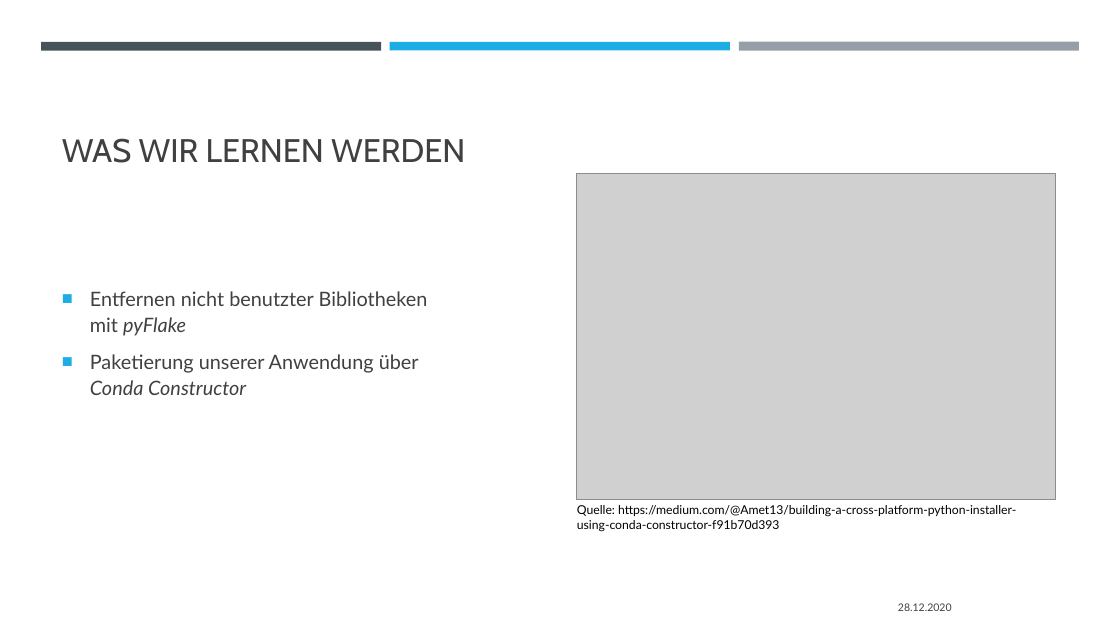
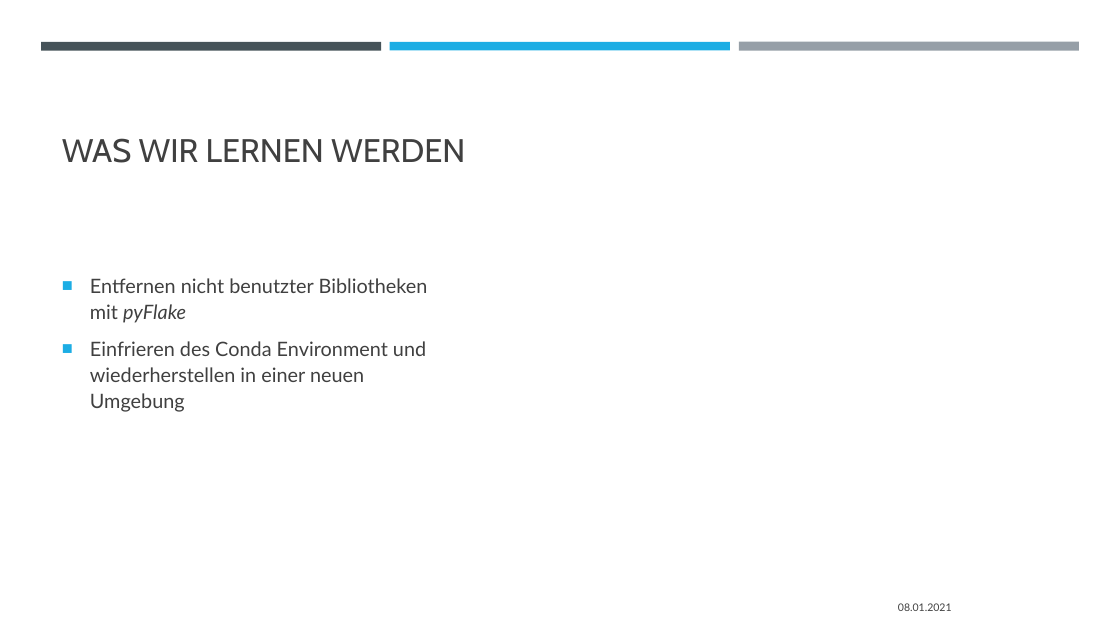
Before and after one commit to padmalcom/AISpeechAssistant, a slide deck: slide 2 of slides/12_paketierung.pptx. Drawn at 1120x630 pixels with LibreOffice and Linux fonts; fonts in the diff are those of the drawing; grey boxes stand for pictures. Boxes give left, top, right and bottom in pixels: in the first picture for what was removed or moved away, otherwise in the second. Text is boxed around its words. In the diff, an @@ line names an element or a change of style, - is before the commit and + after.

Commit message:
updated slides

```diff
--- a/slides/12_paketierung.pptx
+++ b/slides/12_paketierung.pptx
@@ picture removed at (577,174,1056,500) @@
@@ text at (90,341,426,412): text changed @@
-■ Paketierung unserer Anwendung über Conda Constructor
+■ Einfrieren des Conda Environment und wiederherstellen in einer neuen Umgebung
@@ text removed at (577,505,1016,532) @@
-Quelle: https://medium.com/@Amet13/building-a-cross-platform-python-installer-using-conda-constructor-f91b70d393
@@ text at (898,603,952,611): text changed @@
-28.12.2020
+08.01.2021
```
Also in this commit, not shown: 1 slide added.
